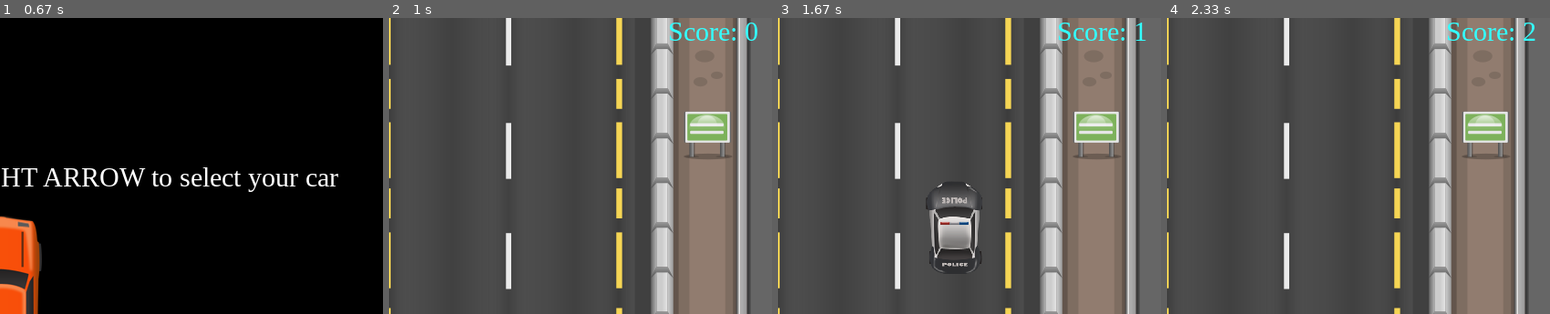
Above: before the commit, frames 1-4 (left to right).
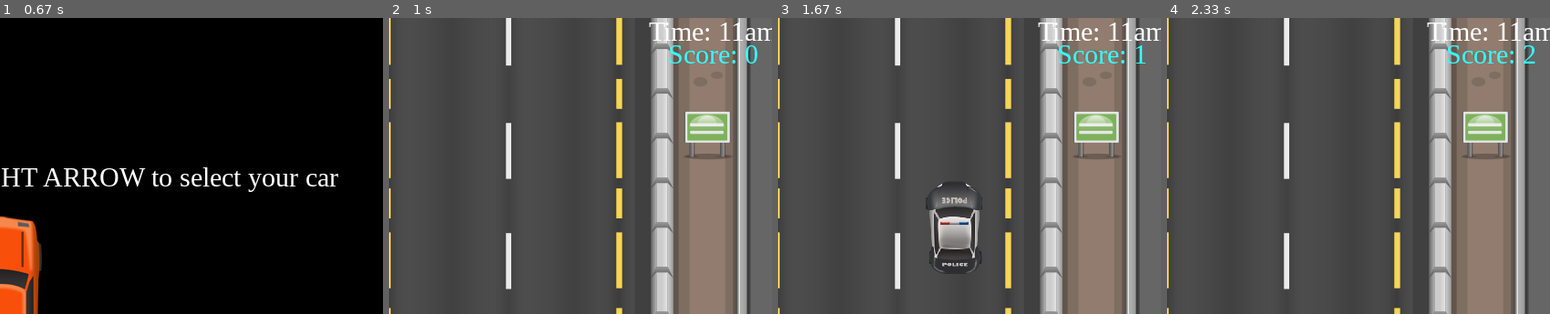
Above: after the commit, the same moments.

Repository: stephenjarrett/Atlanta_Traffic_Simulator_pygame
Game: pygame game, started from Atlanta_Traffic_Sim.py
Two runs of this game, one before a commit and one after it. Both use one fixed random seed, a clock stepped at 60 frames per second and the inputs below.
Inputs:
- Up to frame 1 (0.67 s): tap Enter at 0.33 s
- Up to frame 2 (1 s): tap Enter at 0.67 s
- Up to frame 3 (1.67 s): hold Right 1-1.47 s; hold Right from 1.5 s (still down)
- Up to frame 4 (2.33 s): release Right at 1.8 s; hold Down 1.83-2.3 s
The pictures show only the part of the screen within x 50-100%, y 0-50%; the shares and areas given below are measured in that part.

Frame 1 is identical in both runs. In frame 2, 1.4% of the frame differs, in the area x 67-100%, y 1-16%; in frame 3, 1.3%; in frame 4, 1.3%.

Commit message:
added time of day display to main function to show difficulty changes

Diff:
--- a/Atlanta_Traffic_Sim.py
+++ b/Atlanta_Traffic_Sim.py
@@ -10,13 +10,18 @@
 
 black = (0, 0, 0)
 white = (255, 255, 255)
+yellow = (255,255,0)
+orange = (255,140,0)
+blue = (0, 0, 255)
+green = (0, 255, 0)
+red = (255, 0, 0)
+awesome_counting_color = (51, 255, 255)
 background_crash = (0, 0, 0)
 background_height = 650
 background_width = 840
 size = (background_width, background_height)
 screen = pygame.display.set_mode(size)
 fps = 60
-
 
 #sizes
 car_width = 175
@@ -56,10 +61,6 @@
 #fonts and texts (score text is in outro screen due to embeded var)
 font = pygame.font.SysFont("Times New Roman", 30)
 large_font = pygame.font.SysFont('Times New Roman', 60, 5)
-blue = (0,0,255)
-green = (0,255,0)
-red = (255,0,0)
-awesome_counting_color = (51, 255, 255)
 color_list = [white, green, red, blue]
 you_lose_text = font.render(('You LOSE!'), 1, awesome_counting_color)
 you_lose_text_rect = you_lose_text.get_rect(center=(size[0]/2, size[1]/2 - 25))
@@ -79,13 +80,22 @@
 select_car_text_rect = select_car_text.get_rect(center=(size[0]/2, size[1]/2 - 150))
 press_enter_text = font.render(('Press ENTER when ready'), 1, color_list[0])
 press_enter_text_rect = press_enter_text.get_rect(center=(size[0]/2, size[1]/2 + 150))
+time_11am_text = font.render(('Time: 11am'), 1, white)
+time_11am_text_rect = time_11am_text.get_rect(center=(size[0]/2, size[1]/2))
+time_11am_text_rect.center = (775,15)
+time_1pm_text = font.render(('Time: 1pm'), 1, yellow)
+time_1pm_text_rect = time_1pm_text.get_rect(center=(size[0]/2, size[1]/2))
+time_3pm_text = font.render(('Time: 3pm'), 1, orange)
+time_3pm_text_rect = time_3pm_text.get_rect(center=(size[0]/2, size[1]/2))
+time_5pm_text = font.render(('Time: 5pm'), 1, red)
+time_5pm_text_rect = time_5pm_text.get_rect(center=(size[0]/2, size[1]/2))
 
 def intro():
     intro = True
     title_text = True
     pygame.mixer.music.load('./sounds/game_intro.mp3')
     pygame.mixer.music.play(-1)
-    pygame.mixer.music.set_volume(0.3)
+    pygame.mixer.music.set_volume(0.4)
     car_choice_count = 0
 
     atlanta_text = large_font.render(('ATLANTA'), 1, color_list[0])
@@ -292,24 +302,29 @@
 
             counting_text = font.render(str(counting_string), 1, awesome_counting_color)
             counting_rect = counting_text.get_rect()
-            counting_rect.center = (775,15)
-
-            #uses the timer to determine and apply the game difficulty
+            counting_rect.center = (775,40)
+
+            #uses the timer to determine and apply the game difficulty and difficulty display
+            if score_timer.get()/1000 < 20:
+                difficulty_text = time_11am_text
             if score_timer.get()/1000 > 20 and score_timer.get()/1000 < 40:
                 speed_start = medium_speed_start
                 speed_end = medium_speed_end
                 mode = medium_mode
                 spawn_time = 25
+                difficulty_text = time_1pm_text
             elif score_timer.get()/1000 > 40 and score_timer.get()/1000 < 80:
                 speed_start = hard_speed_start
                 speed_end = hard_speed_end
                 mode = hard_mode
                 spawn_time = 20
+                difficulty_text = time_3pm_text
             elif score_timer.get()/1000 > 80:
                 speed_start = atlanta_speed_start
                 speed_end = atlanta_speed_end
                 mode = atlanta_mode
                 spawn_time = 18
+                difficulty_text = time_5pm_text
 
             #randomly spawn enemy cars
             if count % spawn_time == 0:
@@ -339,6 +354,7 @@
 
             screen.blit(background,(0,0))
             screen.blit(counting_text,counting_rect)
+            screen.blit(difficulty_text,time_11am_text_rect)
             player_group.draw(screen)
             enemy_list_group.draw(screen)
 
